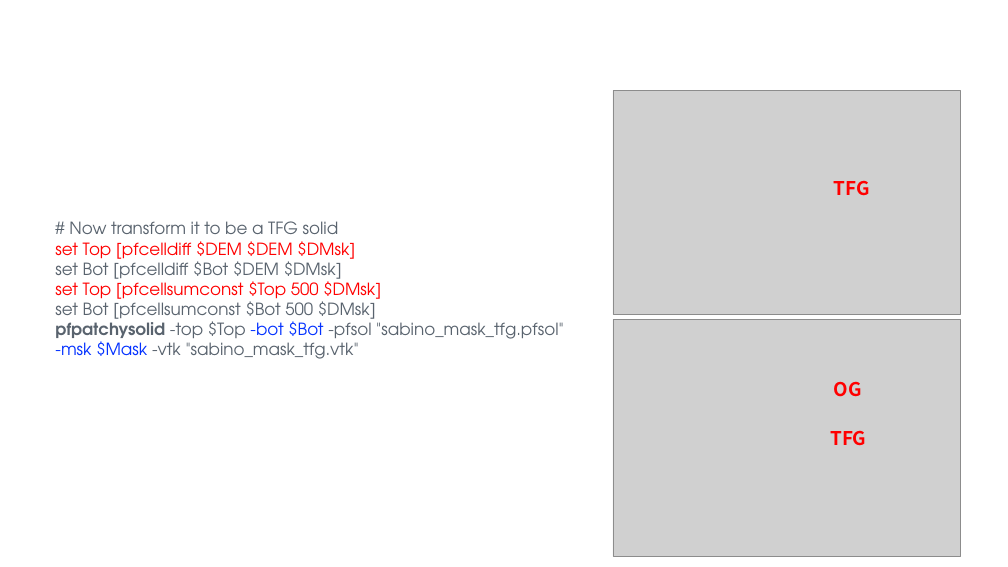
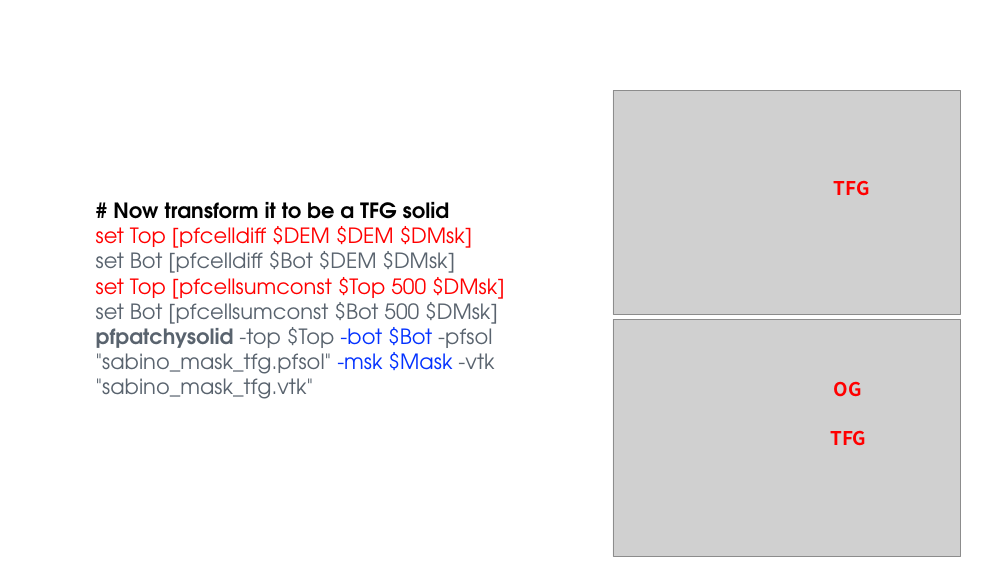
Before and after one commit to ParFlowCommunity/ParFlow-Online-Course, a slide deck: slide 9 of lectures/第6讲ParFlow中solid file的构建方法/第六讲ParFlow中solid文件的创建.pptx. Drawn at 1008x567 pixels with LibreOffice and Linux fonts; fonts in the diff are those of the drawing; grey boxes stand for pictures. Boxes give left, top, right and bottom in pixels: in the first picture for what was removed or moved away, otherwise in the second. Text is boxed around its words. In the diff, an @@ line names an element or a change of style, - is before the commit and + after.

```diff
--- a/lectures/第6讲ParFlow中solid file的构建方法/第六讲ParFlow中solid文件的创建.pptx
+++ b/lectures/第6讲ParFlow中solid file的构建方法/第六讲ParFlow中solid文件的创建.pptx
@@ text "# Now transform it to ...": place and size @@
-text "# Now transform it to ..." at (55,221,564,359)
+text "# Now transform it to ..." at (96,202,505,399)
@@ text "# Now transform it to ..." at (96,202,505,399): size 16 to 20 pt; text colour #59636E to #000000, bold on in "# Now transform it to be a ..." @@
```
Also in this commit, not shown: 6 other slides changed, 1 slide added, 1 slide removed.
